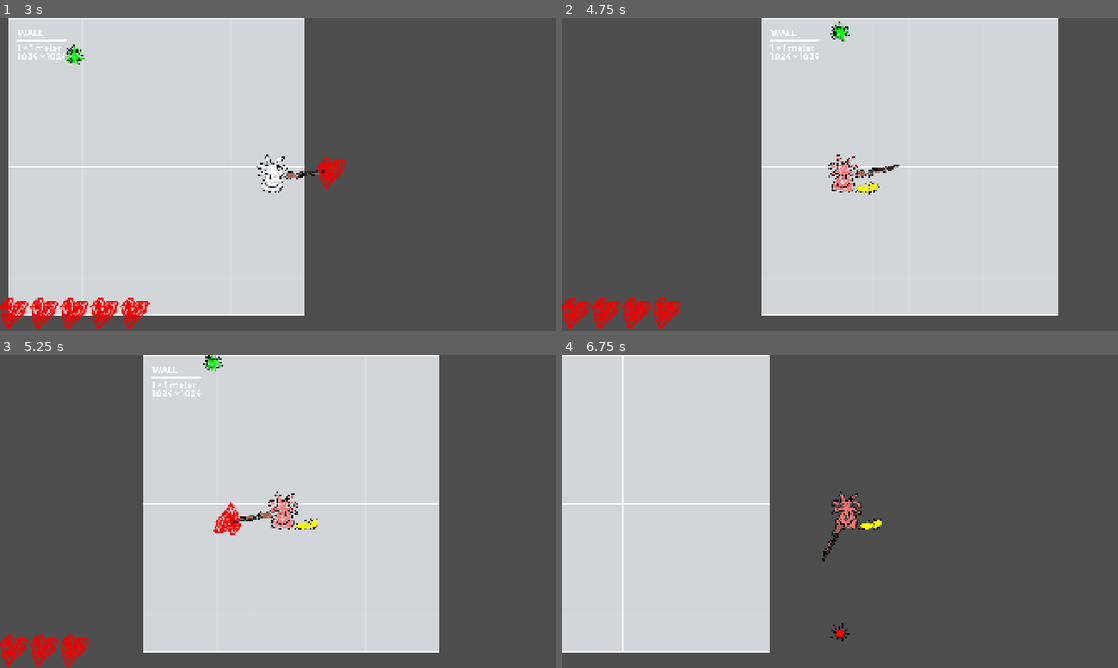
Above: before the commit, frames 1-4 (two rows, left to right).
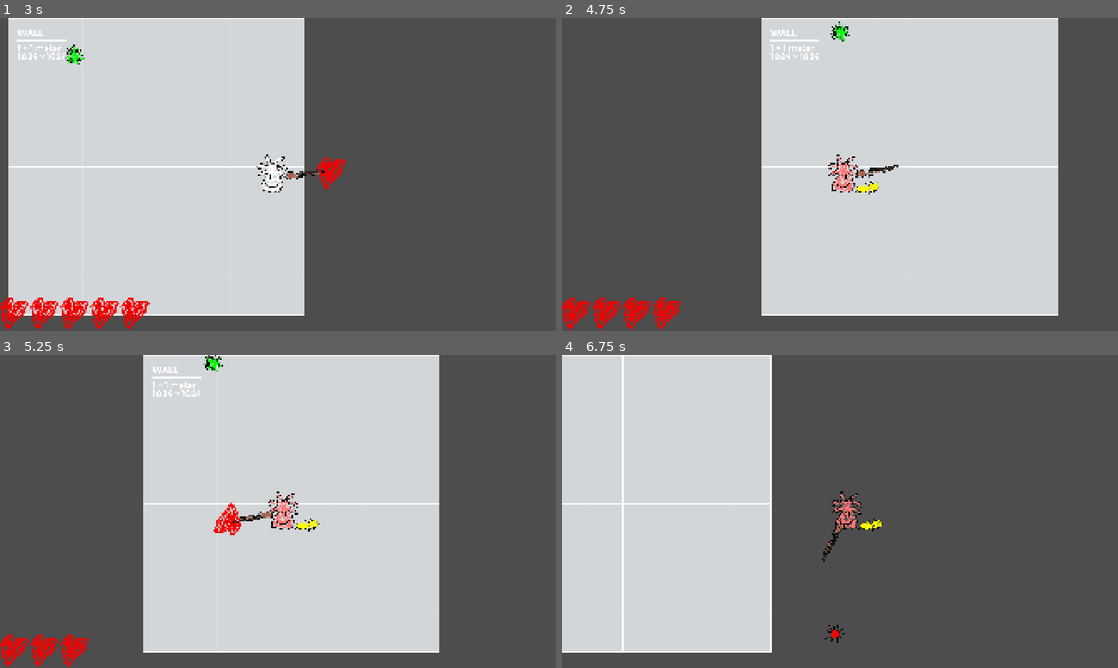
Above: after the commit, the same moments.

Repository: qwontie/kogni-game-jam-2026
Game: Godot game, scene res://scenes/Main.tscn
The game is run twice, just before and just after one commit, with the same random seed, the same clock (stepped at 60 frames per second) and the same inputs.
Inputs (mouse positions are in pixels of both pictures, inside the frame that each line leads up to):
- Up to frame 1 (3 s): tap Enter (ui_accept) at 0.5, 0.77, 1.52 s; move the mouse to (250, 237) at 0.52 s; hold D (ui_right) 0.53-2.03 s; click (250, 237) at 0.6 s; move the mouse to (444, 221) at 1.27 s; tap Space (dash) at 1.35 s; move the mouse to (111, 127) at 2.02 s; hold Shift (sprint) 2.03-2.78 s; hold A (ui_left) from 2.03 s (still down); move the mouse to (305, 174) at 2.77 s; click (305, 174) at 2.85 s
- Up to frame 2 (4.75 s): tap Enter (ui_accept) at 3.02, 3.77, 4.52 s; move the mouse to (756, 96) at 3.52 s; tap Space (dash) at 3.6 s; move the mouse to (962, 158) at 4.27 s; release A (ui_left) at 4.28 s; hold D (ui_right) from 4.28 s (still down); tap Shift (sprint) at 4.35 s
- Up to frame 3 (5.25 s): keep holding D (ui_right); move the mouse to (166, 527) at 5.02 s; click (166, 527) at 5.1 s
- Up to frame 4 (6.75 s): keep holding D (ui_right); move the mouse to (895, 442) at 5.77 s; tap Space (dash) at 5.85 s; tap Enter (ui_accept) at 6.02 s; move the mouse to (812, 574) at 6.52 s; hold Shift (sprint) from 6.53 s (still down)

Frame 1 is identical in both runs. In frame 2, 0.2% of the frame differs, in the area x 47-61%, y 43-57%; in frame 3, 0.4%; in frame 4, 0.6%, in the area x 37-58%, y 0-96%.

Commit message:
feat: add difficulty rise

Diff:
--- a/scripts/GameState.gd
+++ b/scripts/GameState.gd
@@ -1,4 +1,11 @@
 extends Node
+
+# --- DIFFICULTY SCALING ---
+var time_elapsed: float = 0.0
+@export_group("Difficulty Scaling")
+@export var difficulty_ramp: float = 0.05 # How much harder it gets per minute
+@export var min_spawn_interval: float = 0.5 # The absolute fastest enemies can spawn
+@export var min_stroop_interval: float = 2.0 # The absolute fastest the text can change
 
 # --- STROOP VARIABLES ---
 var current_weapon_color: Color = Color.RED
@@ -10,12 +17,12 @@
 const COLOR_VALUES = [Color.RED, Color.GREEN, Color.BLUE, Color.YELLOW]
 
 var stroop_timer: float = 10.0
-var stroop_interval: float = 10.0
+@export var stroop_interval: float = 10.0 # Base speed
 
 # --- SPAWNER VARIABLES ---
 @export_group("Spawner Settings")
-@export var enemy_scene: PackedScene # Drag your Enemy.tscn here in the Inspector
-@export var spawn_interval: float = 3.0
+@export var enemy_scene: PackedScene
+@export var spawn_interval: float = 3.0 # Base speed
 @export var min_distance: float = 400.0
 @export var max_distance: float = 800.0
 
@@ -23,22 +30,32 @@
 var player_ref: Node2D = null
 
 func _ready():
-	# Find the player once at the start
 	player_ref = get_tree().get_first_node_in_group("player")
-	spawn_timer = spawn_interval # Start the timer
+	spawn_timer = spawn_interval
 
 func _process(delta):
-	# 1. Stroop Logic
+	# 0. UPDATE GLOBAL TIME
+	time_elapsed += delta
+
+	# CALCULATE CURRENT DIFFICULTY MODIFIER
+	# (e.g., after 60s at 0.05 ramp, difficulty is 1.05x)
+	var difficulty_modifier = 1.0 + (time_elapsed / 60.0) * difficulty_ramp
+
+	# 1. Stroop Logic (Scales with difficulty)
 	stroop_timer -= delta
 	if stroop_timer <= 0:
-		stroop_timer = stroop_interval
+		# Difficulty reduces the wait time
+		var actual_interval = max(min_stroop_interval, stroop_interval / difficulty_modifier)
+		stroop_timer = actual_interval
 		_emit_stroop()
 
-	# 2. Spawner Logic
+	# 2. Spawner Logic (Scales with difficulty)
 	if player_ref and enemy_scene != null:
 		spawn_timer -= delta
 		if spawn_timer <= 0:
-			spawn_timer = spawn_interval
+			# Difficulty reduces the wait time between spawns
+			var actual_spawn_rate = max(min_spawn_interval, spawn_interval / difficulty_modifier)
+			spawn_timer = actual_spawn_rate
 			_spawn_enemy_randomly()
 
 func _emit_stroop():
@@ -51,28 +68,27 @@
 func damage_player(amount: int = 1) -> void:
 	player_health = maxi(player_health - amount, 0)
 	player_health_changed.emit(player_health)
+	if player_health <= 0:
+		print("Game Over") # Add your game over logic here
 
 func heal_player(amount: int = 1) -> void:
 	player_health = mini(player_health + amount, 5)
 	player_health_changed.emit(player_health)
 
 func _spawn_enemy_randomly():
-	if enemy_scene == null:
-		print("Warning: No enemy_scene assigned to the spawner!")
-		return
+	if enemy_scene == null: return
 
-	# 1. Create the instance (Unity's Instantiate)
 	var enemy_instance = enemy_scene.instantiate()
 
-	# 2. Calculate a random position in a circle around the player
+	# --- OPTIONAL: Make enemies faster over time ---
+	# If your Enemy script has a 'speed' variable, we can boost it here
+	if "speed" in enemy_instance:
+		var speed_boost = 1.0 + (time_elapsed / 60.0) * (difficulty_ramp * 2)
+		enemy_instance.speed *= speed_boost
+
 	var random_angle = randf_range(0, 2 * PI)
 	var random_radius = randf_range(min_distance, max_distance)
 	var offset = Vector2(cos(random_angle), sin(random_angle)) * random_radius
 
-	# 3. Set the position
 	enemy_instance.global_position = player_ref.global_position + offset
-
-	# 4. Add it to the scene (Unity's parenting logic)
-	# We add it to the parent of this script (likely the Level) so
-	# the enemies don't move with the player/spawner.
 	get_parent().add_child(enemy_instance)
